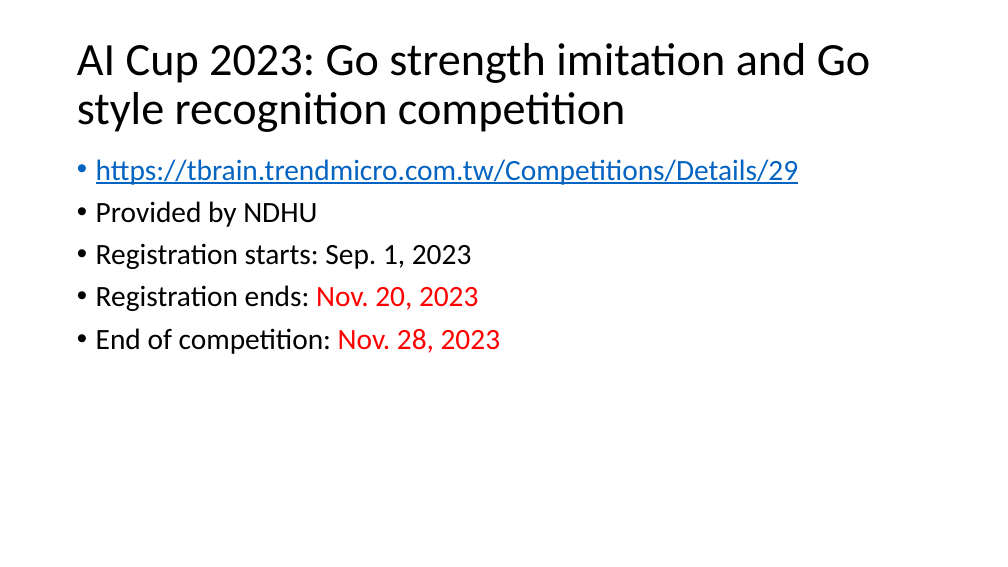
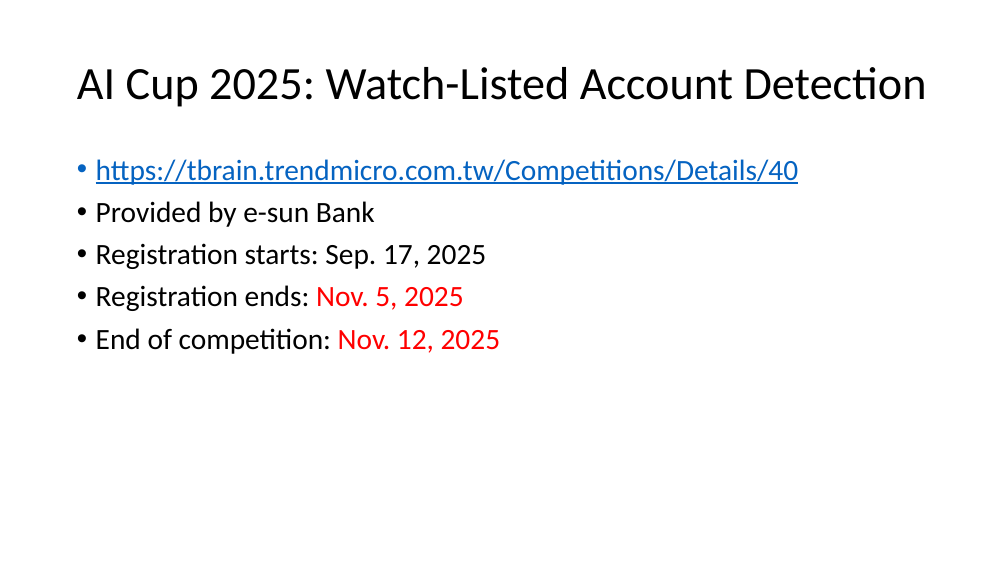
Before and after one commit to chriswjh/chriswjh.github.io, a slide deck: slide 3 of BDM/competition.pptx. Drawn at 1008x567 pixels with LibreOffice and Linux fonts; fonts in the diff are those of the drawing. Boxes give left, top, right and bottom in pixels: in the first picture for what was removed or moved away, otherwise in the second. Text is boxed around its words. In the diff, an @@ line names an element or a change of style, - is before the commit and + after.

```diff
--- a/BDM/competition.pptx
+++ b/BDM/competition.pptx
@@ title at bbox=[77, 67, 927, 107]: text changed @@
-AI Cup 2023: Go strength imitation and Go style recognition competition
+AI Cup 2025: Watch-Listed Account Detection
@@ text at bbox=[96, 159, 798, 354]: text changed @@
-• https://tbrain.trendmicro.com.tw/Competitions/Details/29
-• Provided by NDHU
-• Registration starts: Sep. 1, 2023
-• Registration ends: Nov. 20, 2023
-• End of competition: Nov. 28, 2023
+• https://tbrain.trendmicro.com.tw/Competitions/Details/40
+• Provided by e-sun Bank
+• Registration starts: Sep. 17, 2025
+• Registration ends: Nov. 5, 2025
+• End of competition: Nov. 12, 2025
```
Also in this commit, not shown: 3 other slides changed.
